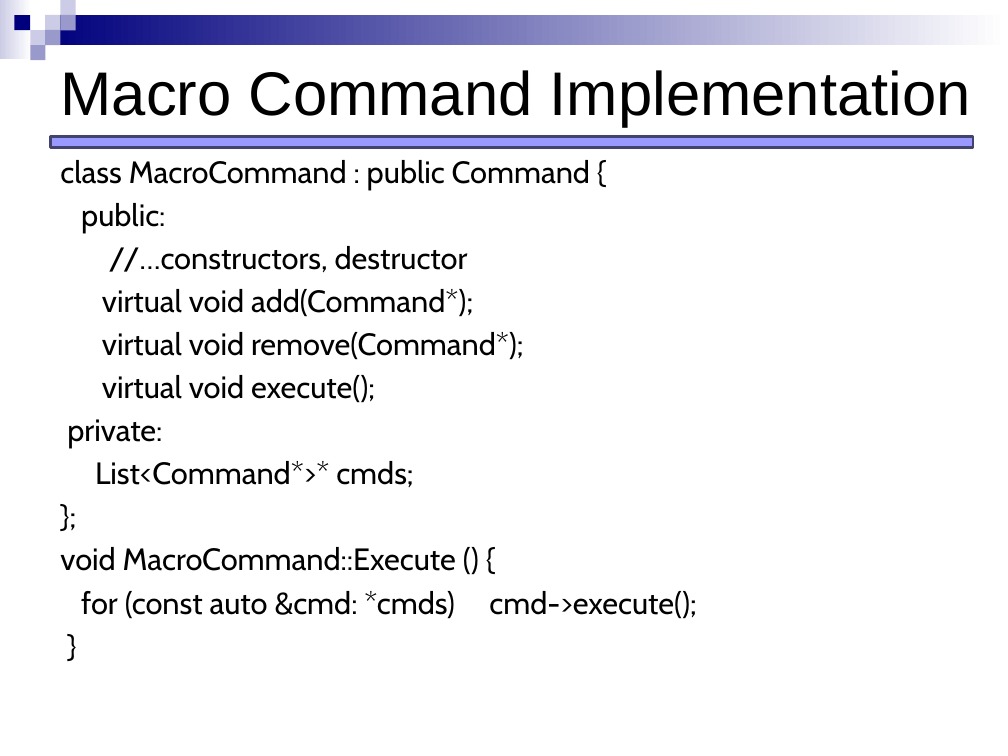
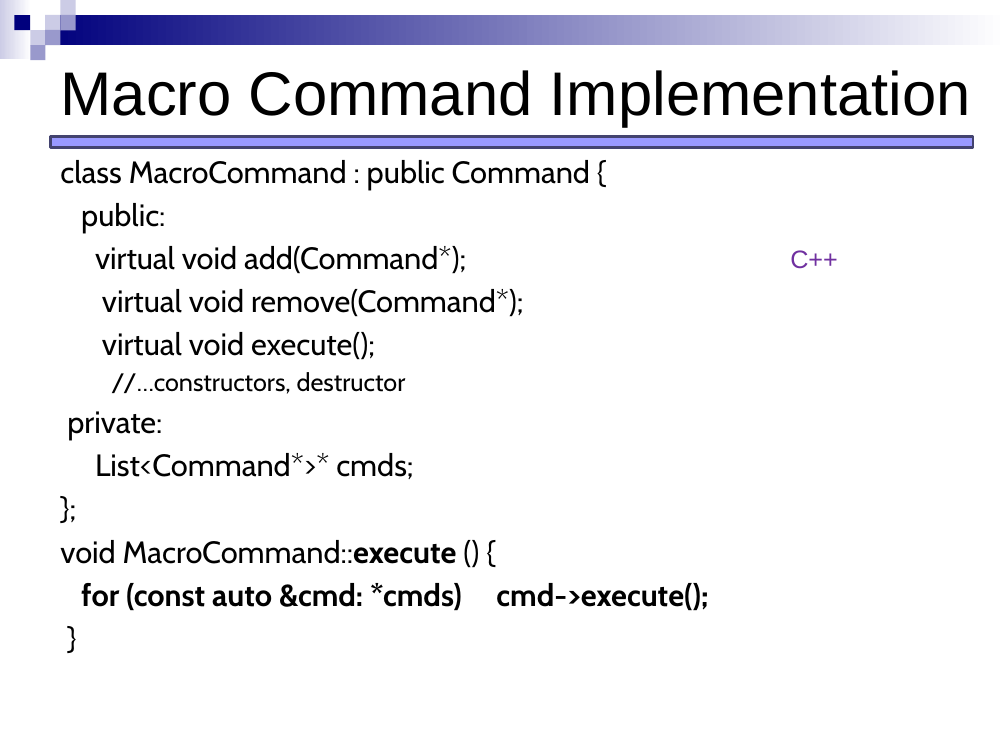
Before and after one commit to JCEleanor/CSCI-598-notes, a slide deck: slide 23 of lecture-slides/Behavioral_command_memento.pptx. Drawn at 1008x756 pixels with LibreOffice and Linux fonts; fonts in the diff are those of the drawing. Boxes give left, top, right and bottom in pixels: in the first picture for what was removed or moved away, otherwise in the second. Text is boxed around its words. In the diff, an @@ line names an element or a change of style, - is before the commit and + after.

```diff
--- a/lecture-slides/Behavioral_command_memento.pptx
+++ b/lecture-slides/Behavioral_command_memento.pptx
@@ text at [109,246,468,272]: paragraph removed @@
-//…constructors, destructor
@@ text added at [790,250,838,269], 18 pt, text #7030A0 @@
+C++
@@ text at [111,372,406,394]: paragraph added @@
+//…constructors, destructor
@@ text at [60,540,457,564]: text changed @@
-void MacroCommand::Execute () {
+void MacroCommand::execute () {
@@ text at [81,583,708,611]: bold on in "for (const auto &cmd: *cmds) cmd->execute();" @@
```
Also in this commit, not shown: 25 other slides changed, 1 slide added, 4 other files.
